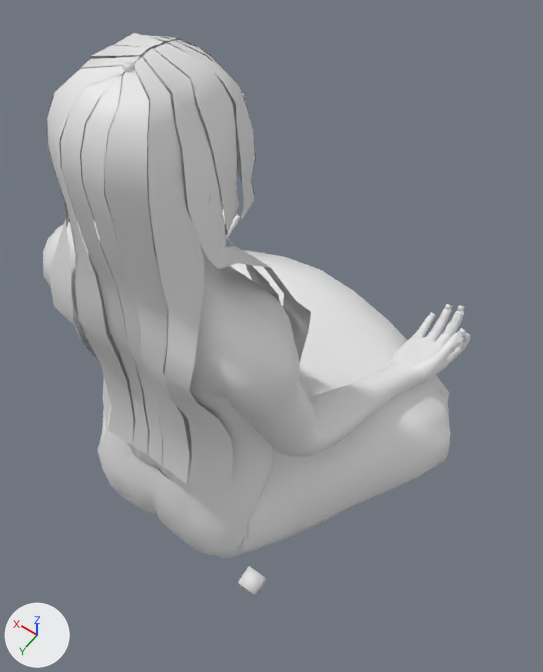
Renders of the glTF model assets/humanoid_proxy_rigged.glb from each side of a commit.
One viewpoint serves both versions: a 50 mm lens placed at (-0.481, 0.411, 1.314), pointed at (0.044, -0.324, 0.159). Arrows for +X, +Y and +Z are at lower left; the lights stay in place. The picture after the commit comes second. Vertices at exactly the same position are counted once.

The first picture shows 'Human.001'.
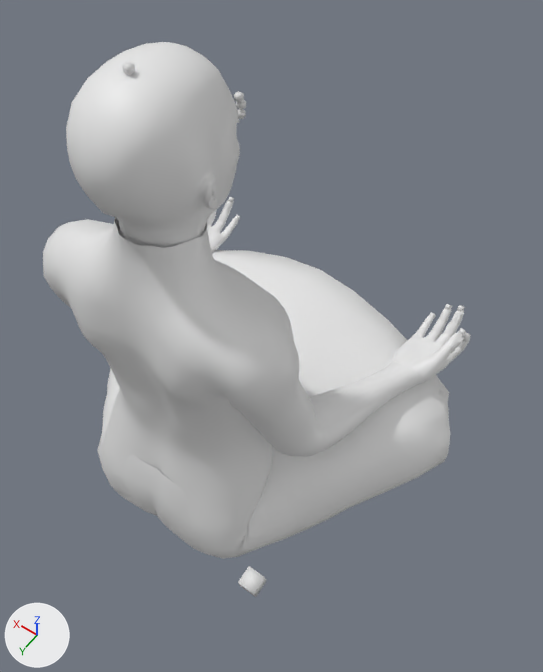
Where the change shows, as pixel boxes (x1, y1, x2, y2) in the pictures (543 x 672 px):
'Human.001', reshaped: before (43, 33, 471, 597); after (43, 42, 471, 597)
part 1 of me_base_001, deleted: before (46, 33, 311, 485)

The edits, one by one:
me_base_001 is used by ob_human_001; location (0.0, 0.0, -0.781).
me_base_001 had 19158 vertices, 36972 faces and spanned x -0.36..0.36, y -0.49..0.08, z -0.01..1.69.
me_base_001 now has 18730 vertices, 36576 faces and spans x -0.36..0.36, y -0.49..0.08, z -0.01..1.69.
me_base_001 part 1: 16 loose pieces with 428 vertices, spanning x -0.13..0.13, y -0.2..0.07, z 1.08..1.69, are deleted.
